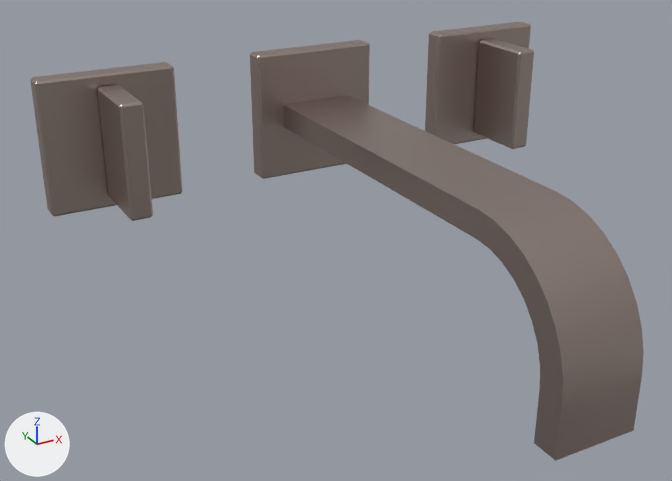
What one commit did to the glTF model models/36-712-782-43.glb.
The view is the same before and after, from a 50 mm camera at (-0.203, -0.307, 0.19) aimed at (-0.035, -0.001, 0.037). Arrows for +X, +Y and +Z are at lower left; the lights stay in place. The picture after the commit comes second. Where no turn or scale is listed for an object, it has been applied to the vertices.

Objects in the first picture: 'L_3785508a_79cd_4839_a689_5a42cbaba646_I1', 'L_83032521_fcc8_4c0c_b20b_bb2cc9e4b036_I2', 'L_8cdfe9f2_79c1_4aed_a39c_5b82dff61786_I3', 'L_bd1647f2_8e75_4fcd_b62d_1c48f6462ca2_I4', 'L_c1b9c11b_49e1_472a_9e4a_f153f6efda30_I5', 'L_d63beaa5_5093_45a0_8307_44571692b817_I7'.
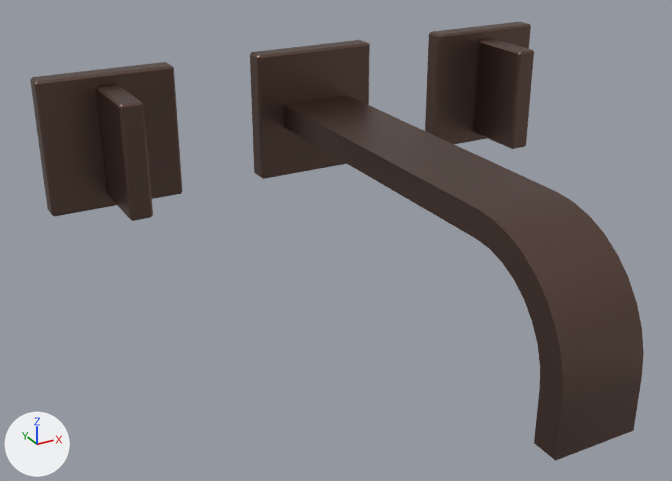
Where the newer file only moved an object's origin or applied its transform, the numbers keep the older frame.

What differs and where, as boxes [x1, y1, x2, y2] in the pictures (672 x 481 px):
'L_c1b9c11b_49e1_472a_9e4a_f153f6efda30_I5', recoloured (grey to brown)
    both: [284, 96, 644, 461]
'L_d63beaa5_5093_45a0_8307_44571692b817_I7', recoloured (darker)
    both: [30, 62, 182, 216]
'L_bd1647f2_8e75_4fcd_b62d_1c48f6462ca2_I4', recoloured (darker)
    both: [250, 40, 370, 179]
'L_3785508a_79cd_4839_a689_5a42cbaba646_I1', recoloured (darker)
    both: [425, 22, 531, 144]
'L_8cdfe9f2_79c1_4aed_a39c_5b82dff61786_I3', recoloured (darker)
    both: [97, 85, 153, 221]
'L_83032521_fcc8_4c0c_b20b_bb2cc9e4b036_I2', recoloured (darker)
    both: [474, 39, 534, 149]

The change, as a list of edits to the scene's bpy script:
```text
Change mat_dornbracht_43_dark_bronze:
    mat_dornbracht_43_dark_bronze.base_color: (0.467, 0.376, 0.341) -> (0.184, 0.117, 0.0953)  # grey #b6a59e -> brown #776057
```
